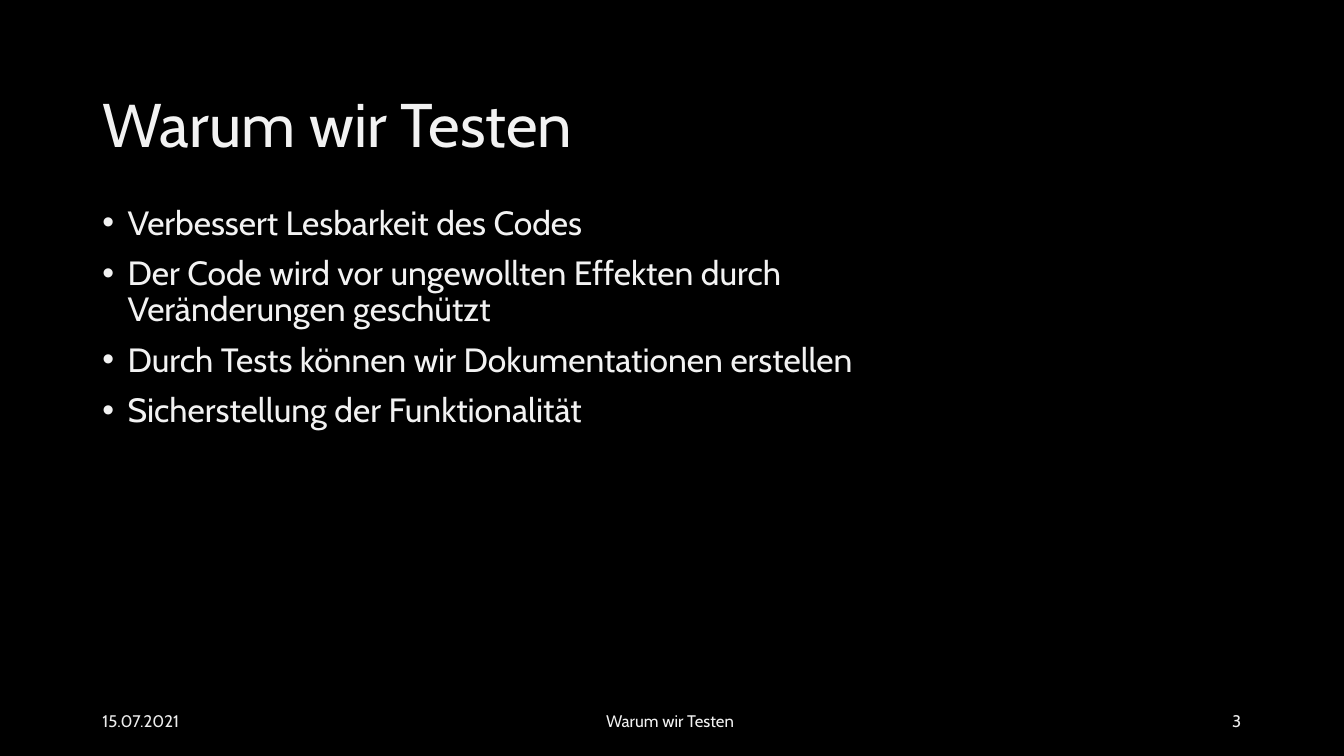
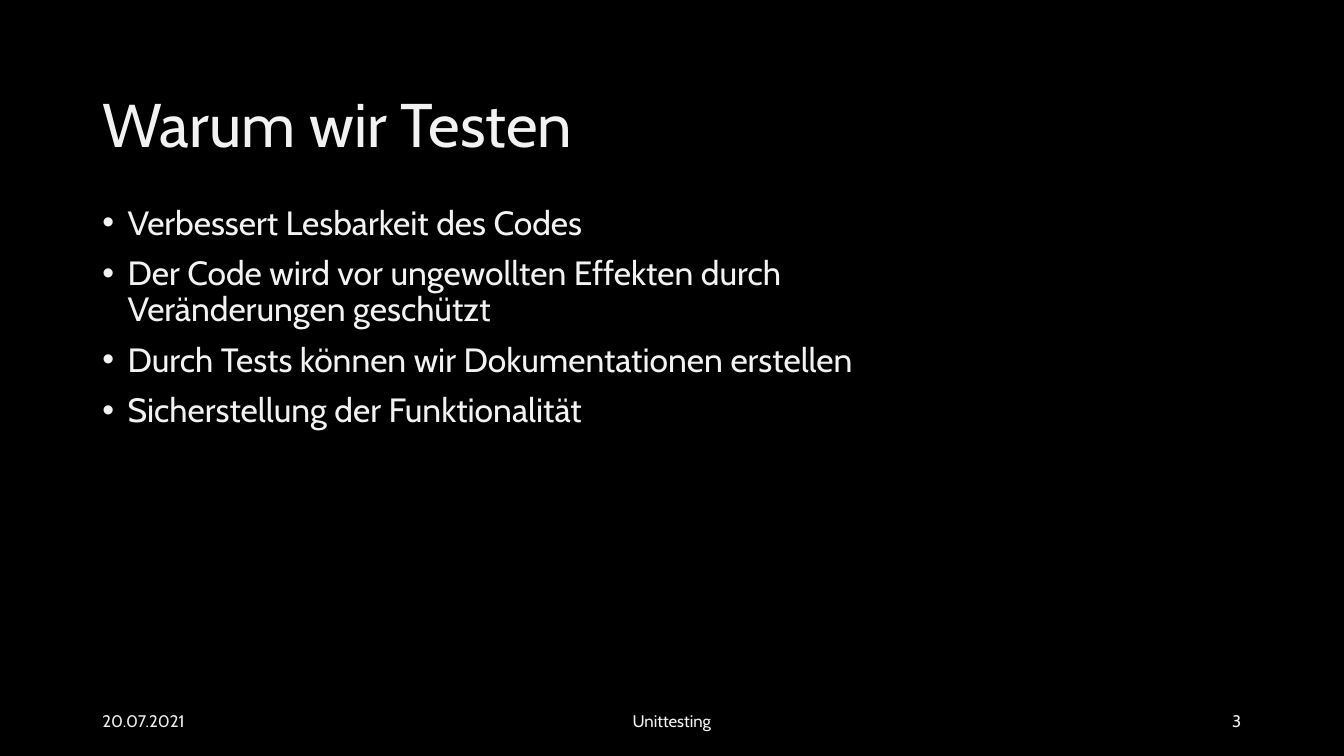
Before and after one commit to EsstBananeImEi/python_kurs, a slide deck: slide 3 of Materialien/Powerpoint/Einführung in Unittesting.pptx. Drawn at 1344x756 pixels with LibreOffice and Linux fonts; fonts in the diff are those of the drawing; background and template pictures are left out. Boxes give left, top, right and bottom in pixels: in the first picture for what was removed or moved away, otherwise in the second. Text is boxed around its words. In the diff, an @@ line names an element or a change of style, - is before the commit and + after.

```diff
--- a/Materialien/Powerpoint/Einführung in Unittesting.pptx
+++ b/Materialien/Powerpoint/Einführung in Unittesting.pptx
@@ text at <box>102,715,184,728</box>: text changed @@
-15.07.2021
+20.07.2021
@@ text at <box>633,715,711,731</box>: text changed @@
-Warum wir Testen
+Unittesting
```
Also in this commit, not shown: 7 other slides changed, 3 other files.
